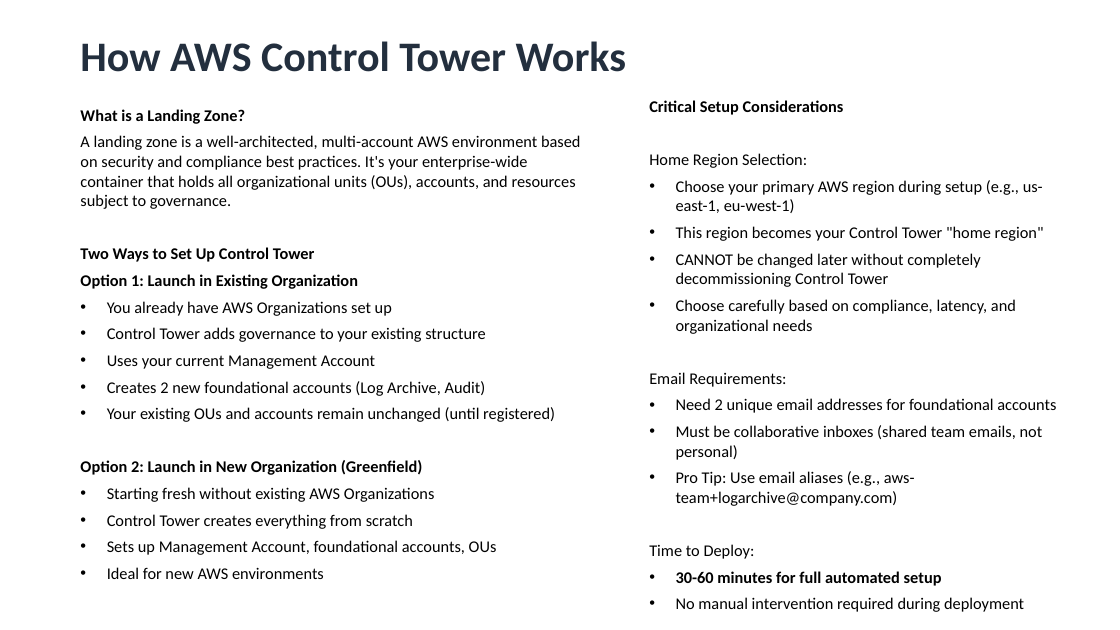
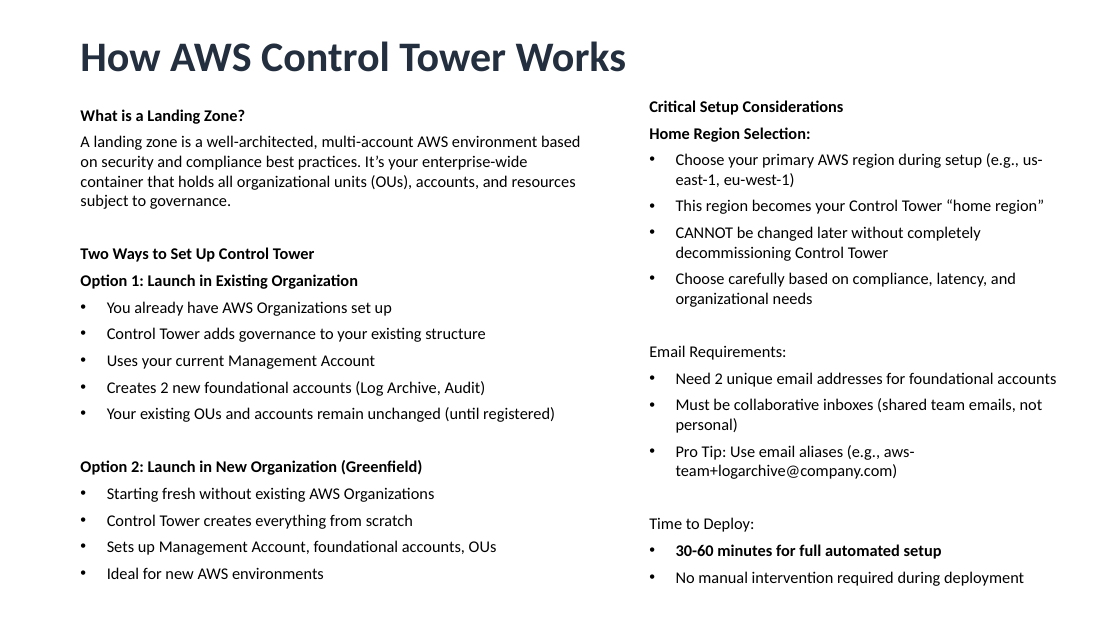
Before and after one commit to Adish786/PPMCAD13, a slide deck: slide 13 of AWS/Multi_Account_Governance&AWS_Control_Tower.pptx (slide 10 before the commit). Drawn at 1120x630 pixels with LibreOffice and Linux fonts; fonts in the diff are those of the drawing. Boxes give left, top, right and bottom in pixels: in the first picture for what was removed or moved away, otherwise in the second. Text is boxed around its words. In the diff, an @@ line names an element or a change of style, - is before the commit and + after.

```diff
--- a/AWS/Multi_Account_Governance&AWS_Control_Tower.pptx
+++ b/AWS/Multi_Account_Governance&AWS_Control_Tower.pptx
@@ text at (80,135,581,209): text changed @@
-A landing zone is a well-architected, multi-account AWS environment based on security and compliance best practices. It's your enterprise-wide container that holds all organizational units (OUs), accounts, and resources subject to governance.
+A landing zone is a well-architected, multi-account AWS environment based on security and compliance best practices. It’s your enterprise-wide container that holds all organizational units (OUs), accounts, and resources subject to governance.
@@ text at (649,127,811,142): bold on in "Home Region Selection:" @@
@@ text at (676,199,1044,214): text changed @@
-• This region becomes your Control Tower "home region"
+• This region becomes your Control Tower “home region”
```
Also in this commit, not shown: 9 other slides changed, 13 slides added, 1 other file.
